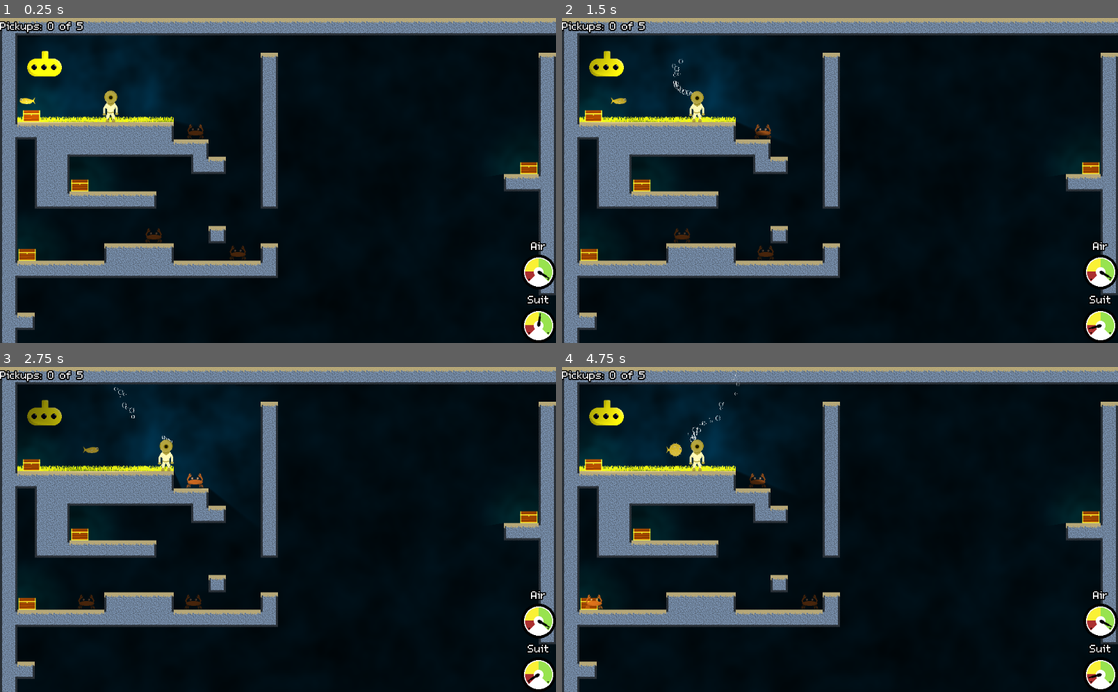
Above: before the commit, frames 1-4 (two rows, left to right).
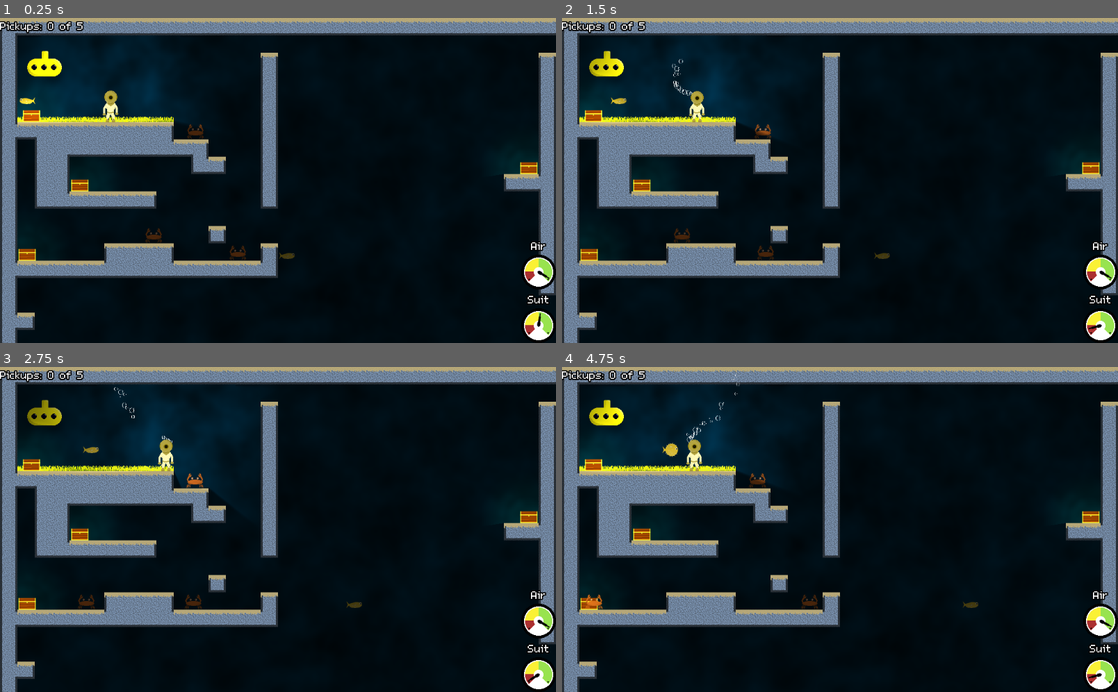
Above: after the commit, the same moments.

Repository: bengosney/diver
Game: Godot game, scene res://Main.tscn
Same seed, same stepped clock (60 frames per second), same inputs: the game is played once before the commit and once after it.
Inputs:
- Up to frame 1 (0.25 s): no input
- Up to frame 2 (1.5 s): hold Down (buoyancy_dec) 0.53-1.28 s; hold Right (walk_right) from 0.53 s (still down); tap Up (buoyancy_inc) at 1.35 s
- Up to frame 3 (2.75 s): release Right (walk_right) at 2.03 s; hold Left (walk_left) from 2.03 s (still down); hold Down (buoyancy_dec) from 2.03 s (still down)
- Up to frame 4 (4.75 s): release Down (buoyancy_dec) at 2.78 s; tap Up (buoyancy_inc) at 2.85, 4.35 s; hold Down (buoyancy_dec) 3.53-4.28 s; release Left (walk_left) at 4.28 s; hold Right (walk_right) from 4.28 s (still down)

The runs differ from the first frame. In frame 1, less than 0.1% of the frame differs, in the area x 50-53%, y 72-75%; in frame 2, less than 0.1%; in frame 3, less than 0.1%; in frame 4, 0.4%, in the area x 18-75%, y 18-75%.

Commit message:
Better puffing

Diff:
--- a/MainLevel/MainLevel.tscn
+++ b/MainLevel/MainLevel.tscn
@@ -50,9 +50,9 @@
 [node name="TextureRect" type="TextureRect" parent="ParallaxBackground/Fog1"]
 material = SubResource( 3 )
 margin_left = -672.0
-margin_top = -561.0
+margin_top = -573.0
 margin_right = 2023.0
-margin_bottom = 1109.0
+margin_bottom = 1097.0
 texture = SubResource( 2 )
 stretch_mode = 2
 __meta__ = {
@@ -116,4 +116,7 @@
 [node name="Puffer" parent="Enemies" groups=["enemies"] instance=ExtResource( 7 )]
 position = Vector2( 60, 89 )
 
+[node name="Puffer2" parent="Enemies" groups=["enemies"] instance=ExtResource( 7 )]
+position = Vector2( 535, 375 )
+
 [connection signal="player_entered" from="Sub" to="." method="_on_Sub_player_entered"]
--- a/Puffer/Puffer.gd
+++ b/Puffer/Puffer.gd
@@ -7,6 +7,7 @@
 export(Directions) var starting_direction = Directions.LEFT
 export(int) var view_distance = 75
 export(float) var view_angle = 100
+export(float) var bounciness = 50
 
 var gravity = 800
 var buoyancy = 800
@@ -64,7 +65,7 @@
 	if dir != 0 and !puffed:
 		velocity.x = lerp(velocity.x, dir * speed, acceleration)
 	else:
-		velocity.x = lerp(velocity.x, 0, friction)
+		velocity.x = lerp(velocity.x, dir, friction)
 
 
 func _process(_delta):
@@ -74,18 +75,16 @@
 		$AnimatedSprite.frame = 0
 
 
-func _physics_process(delta):
+func _physics_process(_delta):
 	var starting_velocity = velocity
-	velocity.y += (gravity - buoyancy) * delta
 	velocity = move_and_slide(velocity, Vector2.UP)
 
 	for i in get_slide_count():
 		var collision = get_slide_collision(i)
 		if collision.collider.is_in_group("player"):
 			emit_signal("hit_player", collision, 1)
-			var bounce = starting_velocity.bounce(collision.normal) * .75
-			var imparted = collision.collider.velocity * 1
-			velocity = bounce + imparted
+			var bounce = starting_velocity.bounce(collision.normal).normalized() * bounciness
+			velocity = bounce
 
 	swim()
 
